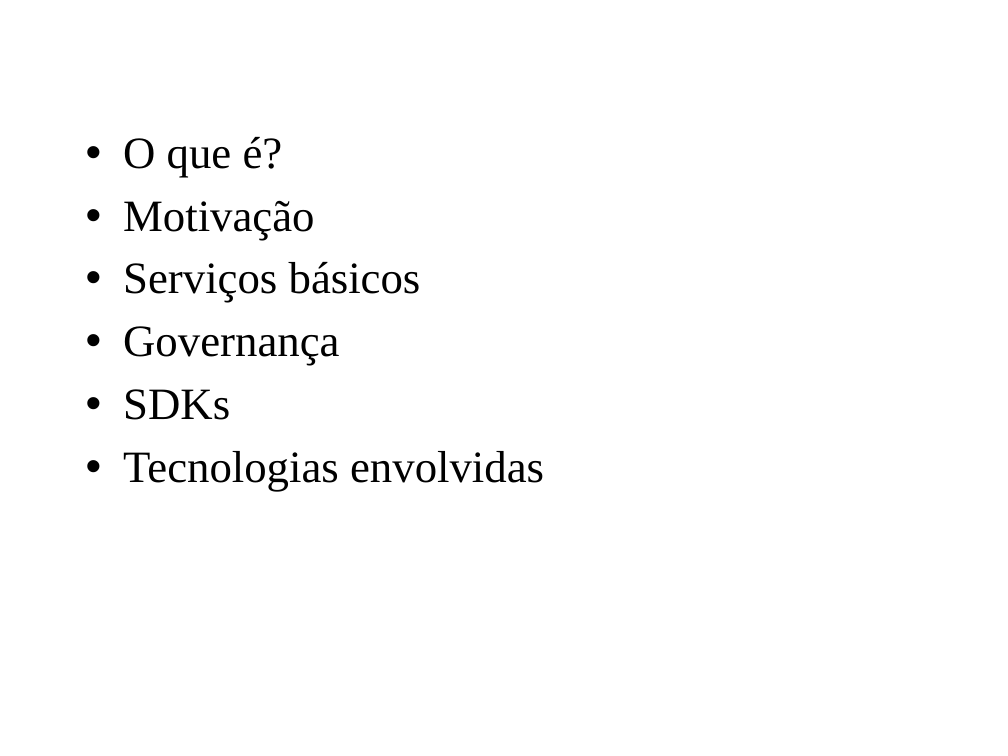
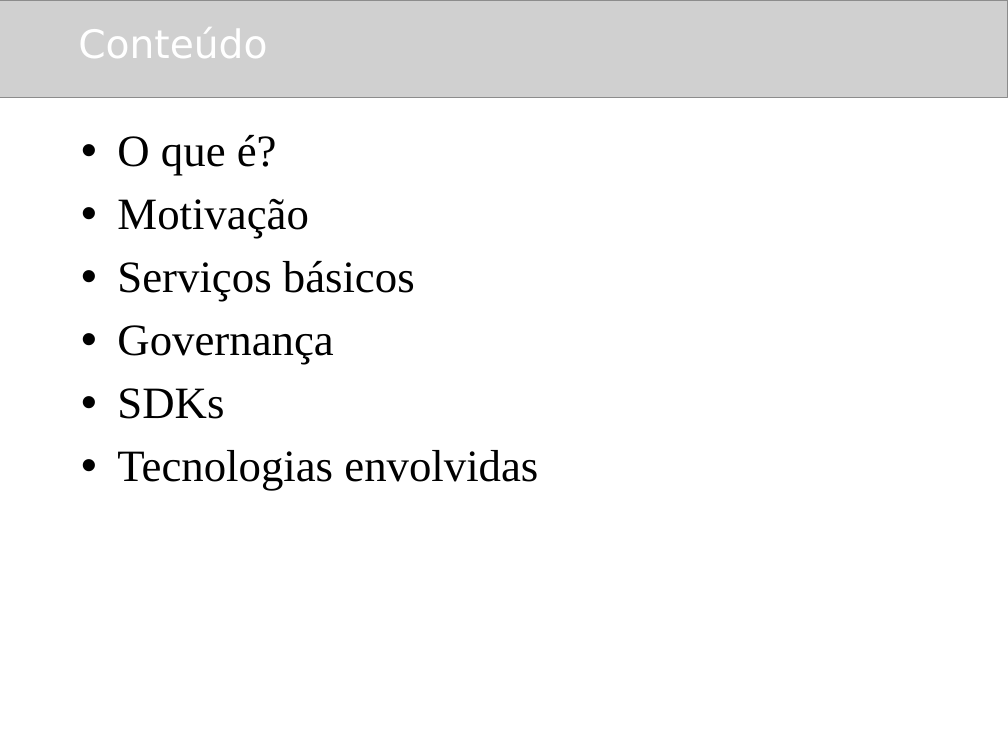
Before and after one commit to amadeubarbosa/openbus-core, a slide deck: slide 2 of docs/cursos/developer/2.OpenBus.ppt. Drawn at 1008x756 pixels with LibreOffice and Linux fonts; fonts in the diff are those of the drawing; grey boxes stand for pictures; background and template pictures are left out. Boxes give left, top, right and bottom in pixels: in the first picture for what was removed or moved away, otherwise in the second. Text is boxed around its words. In the diff, an @@ line names an element or a change of style, - is before the commit and + after.

```diff
--- a/docs/cursos/developer/2.OpenBus.ppt
+++ b/docs/cursos/developer/2.OpenBus.ppt
@@ picture added at [0,0,1008,98] @@
@@ title "Conteúdo" at [78,27,267,58]: bold off @@
@@ text "O que é?" at [117,135,538,490]: indent changed @@
```
Also in this commit, not shown: 18 other slides changed, 1 slide added, 1 slide removed, 1 other file.
